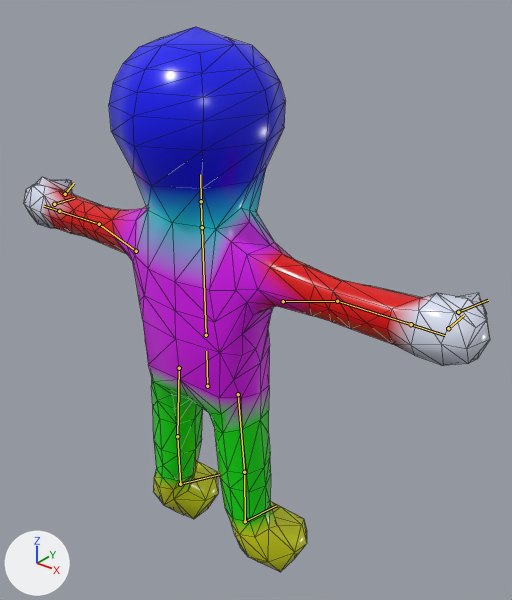
What one commit did to the glTF model do-not-drop/assets/models/characters/gel/gel_body_lod2.glb.
One viewpoint serves both versions: a 50 mm camera at (1.358, -1.445, 1.921) aimed at (0.047, 0.194, 0.905). Lighting does not change. The marker at lower left points along +X, +Y and +Z. The picture after the commit comes second. The bones that bend it are drawn over the model as lines. Mesh edges are drawn as thin lines.

The first picture shows 'GelBodyLOD2'.
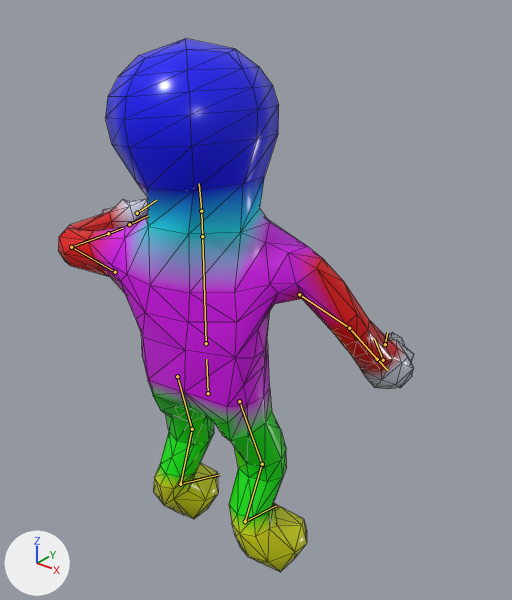
The newer file adds an action. The first version stands in its rest pose; the second is drawn at frame 62 of the action 'InspectHand'.

Location of each change, (x1, y1, x2, y2) in pixels of the pictures (512 x 600 px):
'GelBodyLOD2', posed (24% narrower): before (24, 27, 490, 572); after (58, 39, 414, 572)
bone 'pelvis', root to tip: before (207, 386) to (206, 351); after (208, 393) to (206, 359)
bone 'chest', root to tip: before (206, 335) to (202, 227); after (206, 343) to (202, 236)
bone 'head', root to tip: before (201, 201) to (200, 174); after (201, 211) to (199, 183)
bone 'upper_arm.L', root to tip: before (136, 251) to (99, 224); after (115, 272) to (71, 247)
bone 'forearm.L', root to tip: before (99, 224) to (59, 211); after (71, 247) to (108, 233)
bone 'thumb.L', root to tip: before (65, 194) to (74, 183); after (137, 213) to (156, 200)
bone 'upper_arm.R', root to tip: before (283, 301) to (337, 301); after (299, 294) to (349, 328)
bone 'forearm.R', root to tip: before (337, 301) to (411, 324); after (349, 328) to (377, 359)
bone 'thigh.L', root to tip: before (179, 368) to (177, 436); after (177, 376) to (192, 429)
bone 'shin.L', root to tip: before (177, 436) to (180, 484); after (192, 429) to (180, 484)
bone 'thigh.R', root to tip: before (238, 394) to (244, 472); after (239, 401) to (262, 464)
bone 'shin.R', root to tip: before (244, 472) to (245, 521); after (262, 464) to (245, 521)

The change, as a list of edits to the scene's bpy script:
```text
Change bone_pelvis:
    where bone_pelvis = bpy.data.objects['GelSkeleton'].pose.bones['pelvis']
    bone_pelvis.location: (0.0, 0.0, 0.0) -> (0.0, -0.03, 0.0)
    bone_pelvis.rotation_quaternion: (1.0, 0.0, 0.0, 0.0) -> (1.0, 0.0, 0.029, 0.0)  # degrees (0, 0, 0) -> degrees (0, 3, 0)
Change bone_chest:
    where bone_chest = bpy.data.objects['GelSkeleton'].pose.bones['chest']  # child of 'pelvis'
    bone_chest.rotation_quaternion: (1.0, 0.0, 0.0, 0.0) -> (0.986, 0.005, 0.164, -0.003)  # degrees (0, 0, 0) -> degrees (0, 19, 0)
Change bone_head:
    where bone_head = bpy.data.objects['GelSkeleton'].pose.bones['head']  # child of 'neck'
    bone_head.rotation_quaternion: (1.0, 0.0, 0.0, 0.0) -> (0.98, 0.068, 0.18, -0.04)  # degrees (0, 0, 0) -> degrees (7, 21, -3)
Change bone_upper_arm_l:
    where bone_upper_arm_l = bpy.data.objects['GelSkeleton'].pose.bones['upper_arm.L']  # child of 'chest'
    bone_upper_arm_l.rotation_quaternion: (1.0, 0.0, 0.0, 0.0) -> (0.993, -0.006, 0.02, -0.118)  # degrees (0, 0, 0) -> degrees (-1, 2, -14)
Change bone_forearm_l:
    where bone_forearm_l = bpy.data.objects['GelSkeleton'].pose.bones['forearm.L']  # child of 'upper_arm.L'
    bone_forearm_l.rotation_quaternion: (1.0, 0.0, 0.0, 0.0) -> (0.721, -0.162, -0.18, -0.649)  # degrees (0, 0, 0) -> degrees (0, -28, -84)
Change bone_thumb_l:
    where bone_thumb_l = bpy.data.objects['GelSkeleton'].pose.bones['thumb.L']  # child of 'hand.L'
    bone_thumb_l.rotation_quaternion: (1.0, 0.0, 0.0, 0.0) -> (0.976, 0.211, 0.038, -0.029)  # degrees (0, 0, 0) -> degrees (24, 5, -2)
Change bone_upper_arm_r:
    where bone_upper_arm_r = bpy.data.objects['GelSkeleton'].pose.bones['upper_arm.R']  # child of 'chest'
    bone_upper_arm_r.rotation_quaternion: (1.0, 0.0, 0.0, 0.0) -> (0.889, -0.426, -0.097, 0.139)  # degrees (0, 0, 0) -> degrees (-52, -3, 19)
Change bone_forearm_r:
    where bone_forearm_r = bpy.data.objects['GelSkeleton'].pose.bones['forearm.R']  # child of 'upper_arm.R'
    bone_forearm_r.rotation_quaternion: (1.0, 0.0, 0.0, 0.0) -> (0.958, -0.024, 0.084, 0.275)  # degrees (0, 0, 0) -> degrees (0, 10, 32)
Change bone_thigh_l:
    where bone_thigh_l = bpy.data.objects['GelSkeleton'].pose.bones['thigh.L']  # child of 'pelvis'
    bone_thigh_l.rotation_quaternion: (1.0, 0.0, 0.0, 0.0) -> (0.988, -0.153, 0.018, -0.007)  # degrees (0, 0, 0) -> degrees (-18, 2, -1)
Change bone_shin_l:
    where bone_shin_l = bpy.data.objects['GelSkeleton'].pose.bones['shin.L']  # child of 'thigh.L'
    bone_shin_l.rotation_quaternion: (1.0, 0.0, 0.0, 0.0) -> (0.941, 0.337, -0.005, 0.028)  # degrees (0, 0, 0) -> degrees (39, -2, 3)
Change bone_foot_l:
    where bone_foot_l = bpy.data.objects['GelSkeleton'].pose.bones['foot.L']  # child of 'shin.L'
    bone_foot_l.rotation_quaternion: (1.0, 0.0, 0.0, 0.0) -> (0.981, -0.19, 0.029, -0.002)  # degrees (0, 0, 0) -> degrees (-22, 3, -1)
Change bone_thigh_r:
    where bone_thigh_r = bpy.data.objects['GelSkeleton'].pose.bones['thigh.R']  # child of 'pelvis'
    bone_thigh_r.rotation_quaternion: (1.0, 0.0, 0.0, 0.0) -> (0.99, -0.133, 0.036, 0.014)  # degrees (0, 0, 0) -> degrees (-15, 4, 1)
Change bone_shin_r:
    where bone_shin_r = bpy.data.objects['GelSkeleton'].pose.bones['shin.R']  # child of 'thigh.R'
    bone_shin_r.rotation_quaternion: (1.0, 0.0, 0.0, 0.0) -> (0.941, 0.338, 0.006, -0.025)  # degrees (0, 0, 0) -> degrees (39, 2, -2)
Change bone_foot_r:
    where bone_foot_r = bpy.data.objects['GelSkeleton'].pose.bones['foot.R']  # child of 'shin.R'
    bone_foot_r.rotation_quaternion: (1.0, 0.0, 0.0, 0.0) -> (0.978, -0.205, -0.028, 0.001)  # degrees (0, 0, 0) -> degrees (-24, -3, 1)
```
